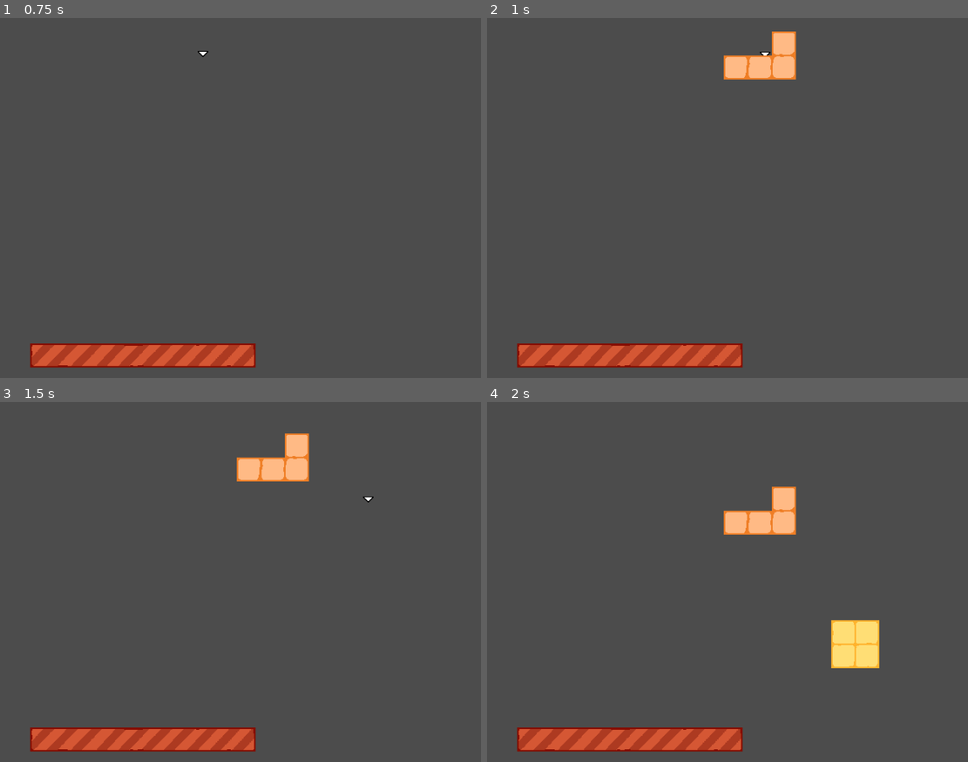
Above: before the commit, frames 1-4 (two rows, left to right).
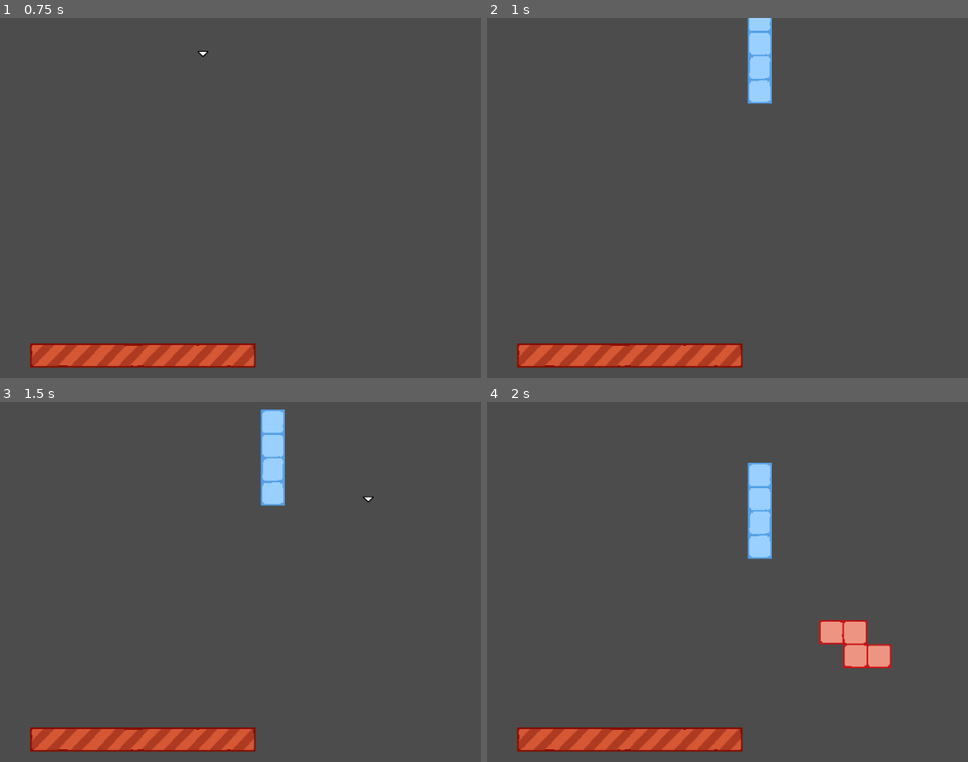
Above: after the commit, the same moments.

Repository: hapsal/pcgd-13
Game: Godot game, scene res://levels/1PGame.tscn
Two runs of this game, one before a commit and one after it. Both use one fixed random seed, a clock stepped at 60 frames per second and the inputs below. This scene is started directly instead of the project's main scene. The engine's default icon, where the game draws it, is replaced by a stand-in: a white triangle on a blue panel in a dark square.
Inputs:
- Up to frame 1 (0.75 s): tap Enter at 0.5 s; hold Right (move_right) from 0.53 s (still down)
- Up to frame 2 (1 s): keep holding Right (move_right)
- Up to frame 3 (1.5 s): release Right (move_right) at 1.28 s; hold Down (move_down) from 1.28 s (still down)
- Up to frame 4 (2 s): keep holding Down (move_down)

Frame 1 is identical in both runs. In frame 2, 2.2% of the frame differs, in the area x 49-65%, y 0-24%; in frame 3, 2.4%; in frame 4, 4.1%, in the area x 49-85%, y 16-74%.

Commit message:
Fixed bug where 1 of the loaded block types would not be spawned

Diff:
--- a/levels/1PGame.gd
+++ b/levels/1PGame.gd
@@ -17,7 +17,7 @@
 		block_spawn_timer = 0.0
 
 func spawn_block_at(location:Vector2) -> void:
-	var new_block = block_types[randi() % (block_types.size() - 1)].instance()
+	var new_block = block_types[randi() % (block_types.size())].instance()
 	add_child(new_block)
 	new_block.transform.origin = location
 	return
